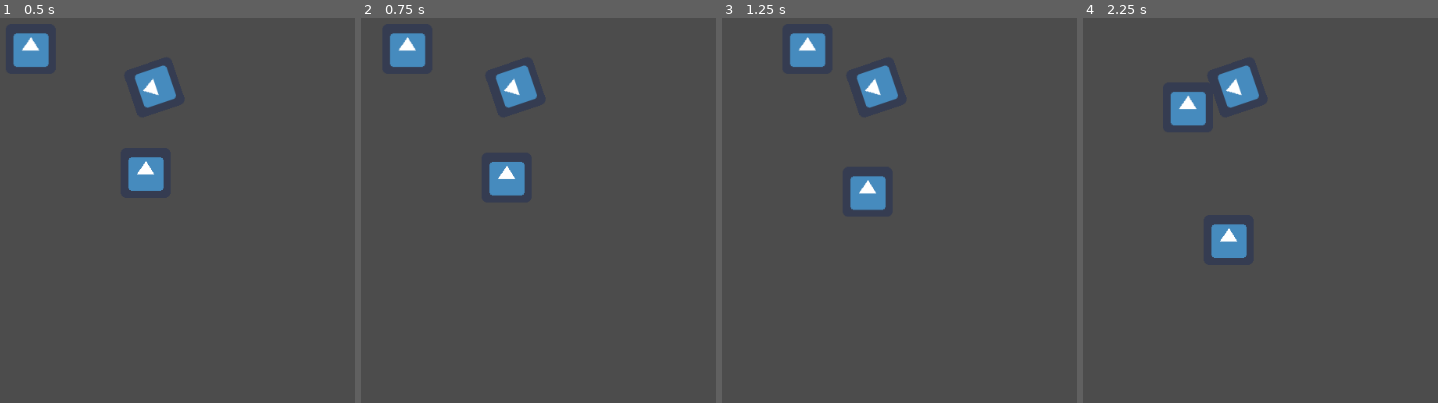
Above: before the commit, frames 1-4 (left to right).
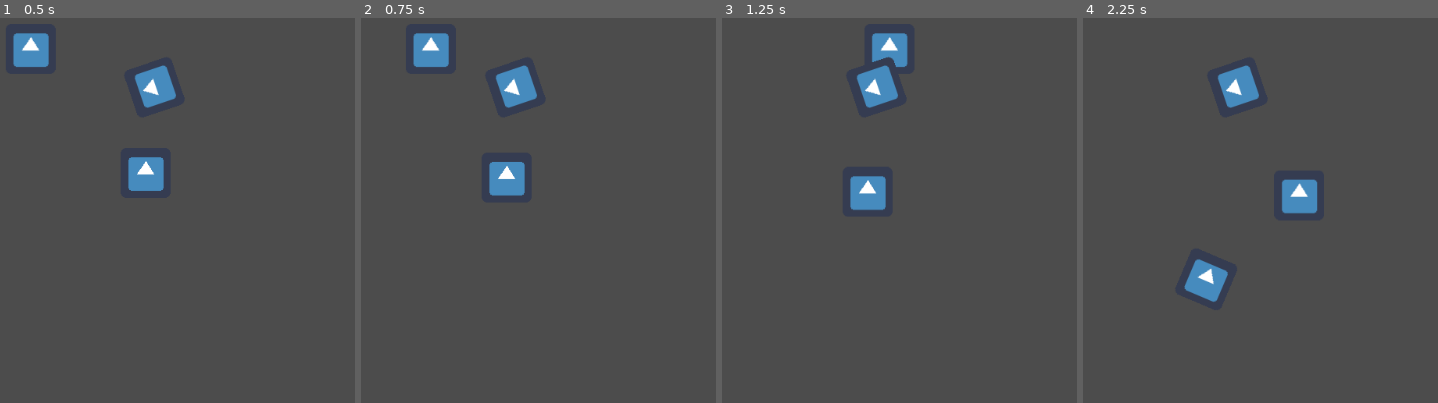
Above: after the commit, the same moments.

Repository: ryanscodebay/physicstest
Game: Godot game, scene res://scenes/custompoly.tscn
Two runs of this game, one before a commit and one after it. Both use one fixed random seed, a clock stepped at 60 frames per second and the inputs below. The project has no main scene, so this scene is started directly. The engine's default icon, where the game draws it, is replaced by a stand-in: a white triangle on a blue panel in a dark square.
Inputs (mouse positions are in pixels of both pictures, inside the frame that each line leads up to):
- Up to frame 1 (0.5 s): no input
- Up to frame 2 (0.75 s): tap Enter at 0.5 s; move the mouse to (691, 145) at 0.52 s; hold Right (ui_right) from 0.53 s (still down); hold Space (check) from 0.53 s (still down); click (691, 145) at 0.67 s
- Up to frame 3 (1.25 s): keep holding Right (ui_right); keep holding Space (check)
- Up to frame 4 (2.25 s): move the mouse to (outside the picture) at 1.27 s; release Right (ui_right) at 1.28 s; release Space (check) at 1.28 s; hold Down (ui_down) 1.28-2.03 s; tap Space (check) at 1.35 s; move the mouse to (1317, 64) at 2.02 s; hold Right (ui_right) from 2.03 s (still down); hold Space (check) from 2.03 s (still down)

Frame 1 is identical in both runs. In frame 2, 1.2% of the frame differs, in the area x 8-25%, y 3-13%; in frame 3, 1.7%; in frame 4, 3.6%, in the area x 24-67%, y 19-74%.

Commit message:
added stacking demo with collision body interactions

Diff:
--- /dev/null
+++ b/scenes/stackingexercise.tscn
@@ -0,0 +1,57 @@
+[gd_scene load_steps=5 format=2]
+
+[ext_resource path="res://scripts/KinematicBody2D.gd" type="Script" id=1]
+
+[sub_resource type="RectangleShape2D" id=1]
+extents = Vector2( 499.934, 40.2878 )
+
+[sub_resource type="CircleShape2D" id=2]
+radius = 34.1421
+
+[sub_resource type="CapsuleShape2D" id=3]
+radius = 23.6843
+
+[node name="stackingexercise" type="Node2D"]
+
+[node name="StaticBody2D" type="StaticBody2D" parent="."]
+
+[node name="CollisionShape2D" type="CollisionShape2D" parent="StaticBody2D"]
+position = Vector2( 512.788, 549.326 )
+shape = SubResource( 1 )
+
+[node name="RigidBody2D4" type="RigidBody2D" parent="."]
+
+[node name="CollisionShape2D" type="CollisionShape2D" parent="RigidBody2D4"]
+position = Vector2( 498.929, 425.853 )
+shape = SubResource( 2 )
+
+[node name="RigidBody2D3" type="RigidBody2D" parent="."]
+
+[node name="CollisionShape2D" type="CollisionShape2D" parent="RigidBody2D3"]
+position = Vector2( 514.048, 316.24 )
+shape = SubResource( 2 )
+
+[node name="RigidBody2D2" type="RigidBody2D" parent="."]
+
+[node name="CollisionShape2D" type="CollisionShape2D" parent="RigidBody2D2"]
+position = Vector2( 488.85, 219.226 )
+shape = SubResource( 2 )
+
+[node name="RigidBody2D" type="RigidBody2D" parent="."]
+
+[node name="CollisionShape2D" type="CollisionShape2D" parent="RigidBody2D"]
+position = Vector2( 501.449, 36.5377 )
+shape = SubResource( 2 )
+
+[node name="RigidBody2D5" type="RigidBody2D" parent="."]
+
+[node name="CollisionShape2D" type="CollisionShape2D" parent="RigidBody2D5"]
+position = Vector2( 514.048, 128.512 )
+shape = SubResource( 2 )
+
+[node name="KinematicBody2D" type="KinematicBody2D" parent="."]
+script = ExtResource( 1 )
+
+[node name="CollisionShape2D" type="CollisionShape2D" parent="KinematicBody2D"]
+position = Vector2( 245.685, 466.171 )
+shape = SubResource( 3 )
--- a/scripts/KinematicBody2D.gd
+++ b/scripts/KinematicBody2D.gd
@@ -1,21 +1,23 @@
 extends KinematicBody2D
 
-export (float) var speed = 100.0
-var velocity = Vector2()
+# The speed in pixels per second
+export (float) var speed = 250.0
 
-func get_input():
-	# Detect up/down/left/right keystate and only move when pressed.
-	velocity = Vector2()
-	if Input.is_action_pressed('ui_right'):
-		velocity.x += 1
-	if Input.is_action_pressed('ui_left'):
-		velocity.x -= 1
-	if Input.is_action_pressed('ui_down'):
-		velocity.y += 1
-	if Input.is_action_pressed('ui_up'):
-		velocity.y -= 1
-	velocity = velocity.normalized() * speed
+# Run this function in a synchrony with physics processing
+func _physics_process(delta):
+	# Calculate the direction vector based on input
+	var direction = Vector2()
+	if Input.is_action_pressed("ui_left"):
+		direction.x = -1
+	elif Input.is_action_pressed("ui_right"):
+		direction.x = 1
+	if Input.is_action_pressed("ui_up"):
+		direction.y = -1
+	elif Input.is_action_pressed("ui_down"):
+		direction.y = 1
 
-func _physics_process(delta):
-	get_input()
-	move_and_collide(velocity * delta)
+	# Normalize the movement vector and modulate by the speed
+	var movement = direction.normalized() * speed
+
+	# Move the body based on the calculated speed and direction
+	move_and_slide(movement)
